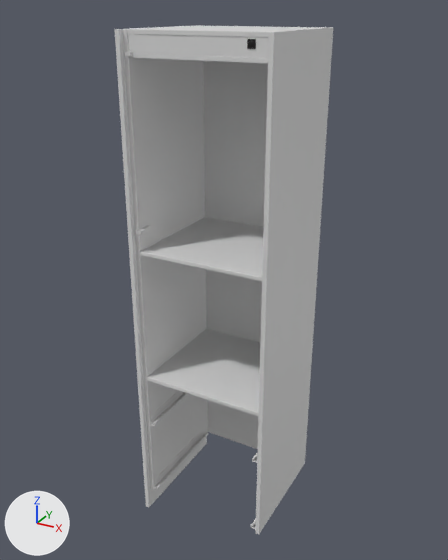
The FBX model Models/Kitchen01Base/meshes/fbx/Kitchen01Base.fbx, before and after one commit.
Camera for both pictures: a 50 mm lens placed at (1.2, -2.21, 1.19), pointed at (-0.03, 0.02, 0.07). Arrows for +X, +Y and +Z are at lower left; the lights stay in place. Objects named as collision shapes, trigger or cutter boxes, shadow casters or lower levels of detail are left out. Where no turn or scale is listed for an object, it has been applied to the vertices.

The first picture shows 'kitchen_01_base'.
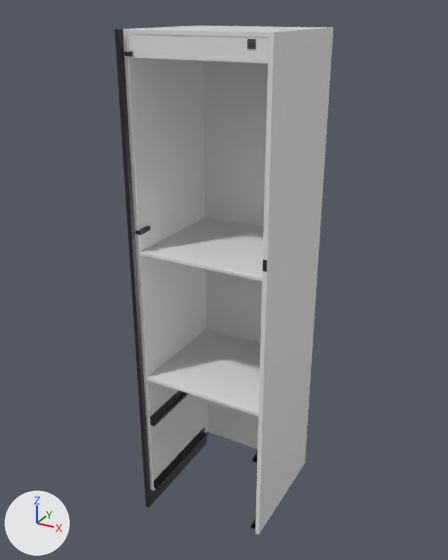
The newer file is also turned or shifted as a whole; pictures and numbers use the older file's frame.

Pixel boxes (x1, y1, x2, y2) of what changed, in the pictures (448 x 560 px):
part 1 of me_kitchen01base, recoloured: (123, 28, 333, 534) in both
part 2 of me_kitchen01base, recoloured (grey to black): (115, 39, 258, 529) in both
part 3 of me_kitchen01base, recoloured: (115, 25, 201, 56) in both
part 4 of me_kitchen01base, recoloured (grey to black): (115, 30, 151, 505) in both
part 5 of me_kitchen01base, recoloured: (263, 260, 267, 272) in both
part 6 of me_kitchen01base, recoloured: (247, 39, 256, 49) in both

The change in detail:
Material 'M_RubberPlastic' (mat_m_rubberplastic) is new.
Its base color is (0.0545, 0.0545, 0.0545) (black #424242).
Its roughness is 0.498.
Material 'M_PlasticWhite' (mat_m_plasticwhite) is new.
Its base color is (0.799, 0.799, 0.799) (white #e7e7e7).
Its roughness is 0.298.
Material 'M_KitchenFronts' (mat_m_kitchenfronts) is new.
Its base color is (0.0185, 0.0176, 0.0252) (black #25242c).
Its roughness is 0.298.
me_kitchen01base has 9357 vertices, 18420 faces and spans x -0.31..0.31, y -0.29..0.29, z -1.11..1.11.
me_kitchen01base is used by ob_kitchen_01_base; location (0.0, 0.0, 0.0).
me_kitchen01base part 1: 1024 of the faces centred in x -0.29..0.31, y -0.27..0.29, z -0.37..0.4 switch from mat_fbx_default_material (light grey #dddddd) to mat_m_plasticwhite (white #e7e7e7).
me_kitchen01base part 2: 4765 of the faces centred in x -0.31..0.29, y -0.29..0.29, z -1.11..-0.37 switch from mat_fbx_default_material (light grey #dddddd) to mat_m_kitchenfronts (black #25242c).
me_kitchen01base part 3: 4104 of the faces centred in x -0.31..-0.25, y -0.29..0.29, z 1.02..1.11 switch from mat_fbx_default_material (light grey #dddddd) to mat_m_kitchenfronts (black #25242c).
me_kitchen01base part 4: 3929 of the faces centred in x -0.31..-0.25, y -0.29..0.29, z 0.34..0.37 switch from mat_fbx_default_material (light grey #dddddd) to mat_m_kitchenfronts (black #25242c).
me_kitchen01base part 5: 440 of the faces centred in x 0.29..0.31, y -0.27, z 0.29..0.33 switch from mat_fbx_default_material (light grey #dddddd) to mat_m_kitchenfronts (black #25242c).
me_kitchen01base part 6: all 1640 faces that had it switch from mat_m_rubber_plastic (black #000000) to mat_m_rubberplastic (black #424242).
